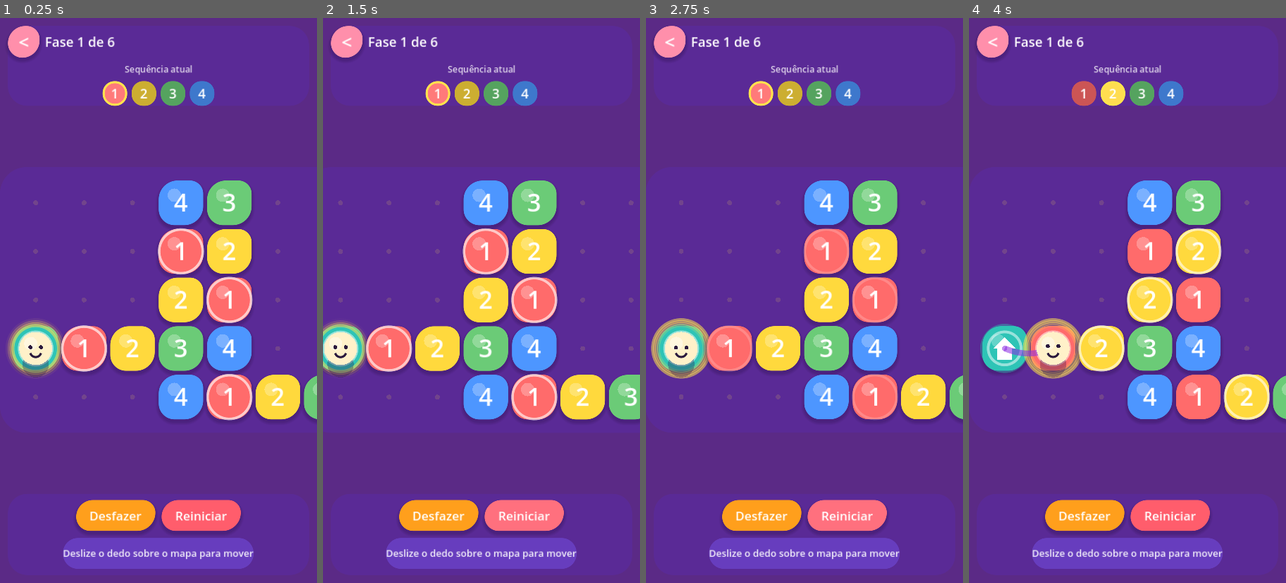
Above: before the commit, frames 1-4 (left to right).
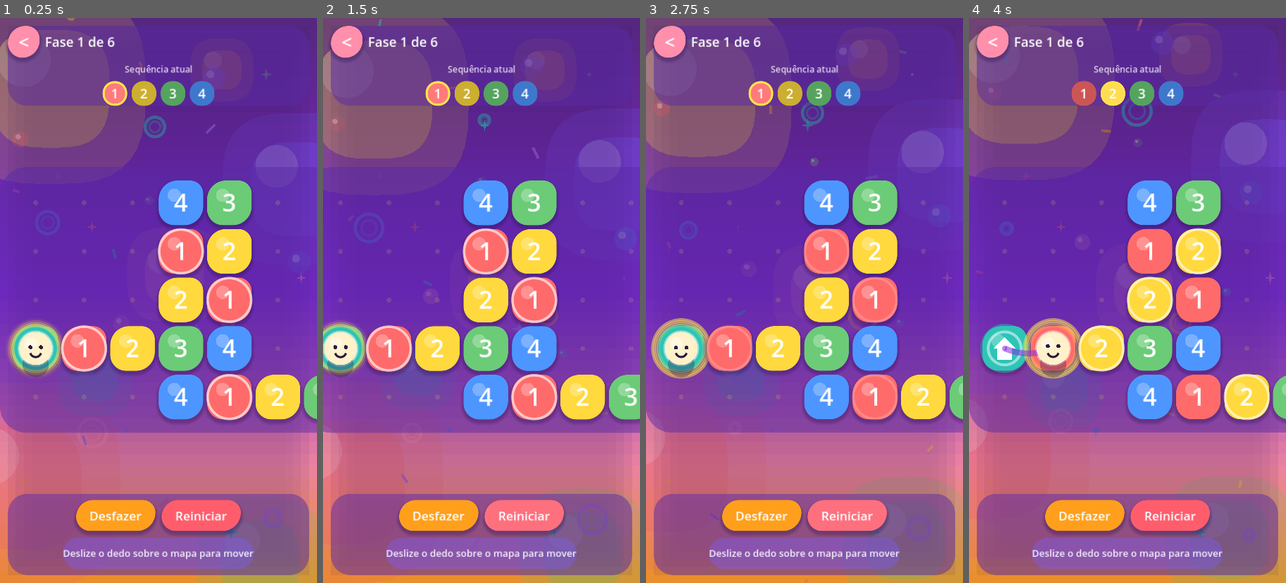
Above: after the commit, the same moments.

Repository: robertoaraujomf/Amarelo-Game-Siga-E-Repita
Game: Godot game, scene res://scenes/game/Game.tscn
Same seed, same stepped clock (60 frames per second), same inputs: the game is played once before the commit and once after it. This scene is started directly instead of the project's main scene.
Inputs (mouse positions are in pixels of both pictures, inside the frame that each line leads up to):
- Up to frame 1 (0.25 s): no input
- Up to frame 2 (1.5 s): click "Reiniciar" at 0.5 s; click "Reiniciar" at 1.25 s
- Up to frame 3 (2.75 s): click "Reiniciar" at 2 s
- Up to frame 4 (4 s): move the mouse to (1197, 272) at 2.77 s; hold Right (move_right) 2.78-3.5 s; click (1197, 272) at 2.92 s; drag from (1064, 328) to (1111, 413) at 3.52 s

The runs differ from the first frame. In frame 1, 46% of the frame differs, in the area x 0-100%, y 0-100%; in frame 2, 45%; in frame 3, 45%; in frame 4, 45%.

Commit message:
feat: aplica background animado nas fases do jogo

Diff:
--- a/scripts/game/Game.gd
+++ b/scripts/game/Game.gd
@@ -9,6 +9,12 @@
 
 
 func _ready() -> void:
+	# Fundo animado (mesmo estilo das telas de menu), atrás do tabuleiro.
+	var bg_layer := CanvasLayer.new()
+	bg_layer.layer = -1
+	add_child(bg_layer)
+	bg_layer.add_child(Background.new())
+
 	# Não permite abrir uma fase fora de ordem (pular fases).
 	if not GameState.is_completed(GameState.current_level_id) \
 			and GameState.current_level_id != GameState.next_level_id():
